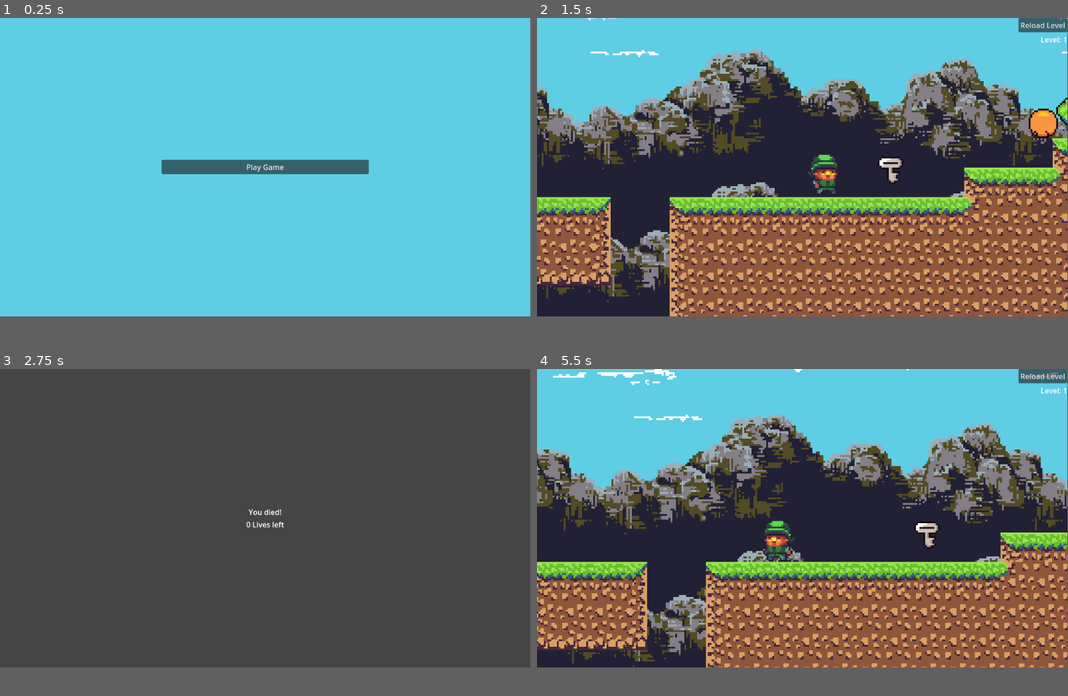
Above: before the commit, frames 1-4 (two rows, left to right).
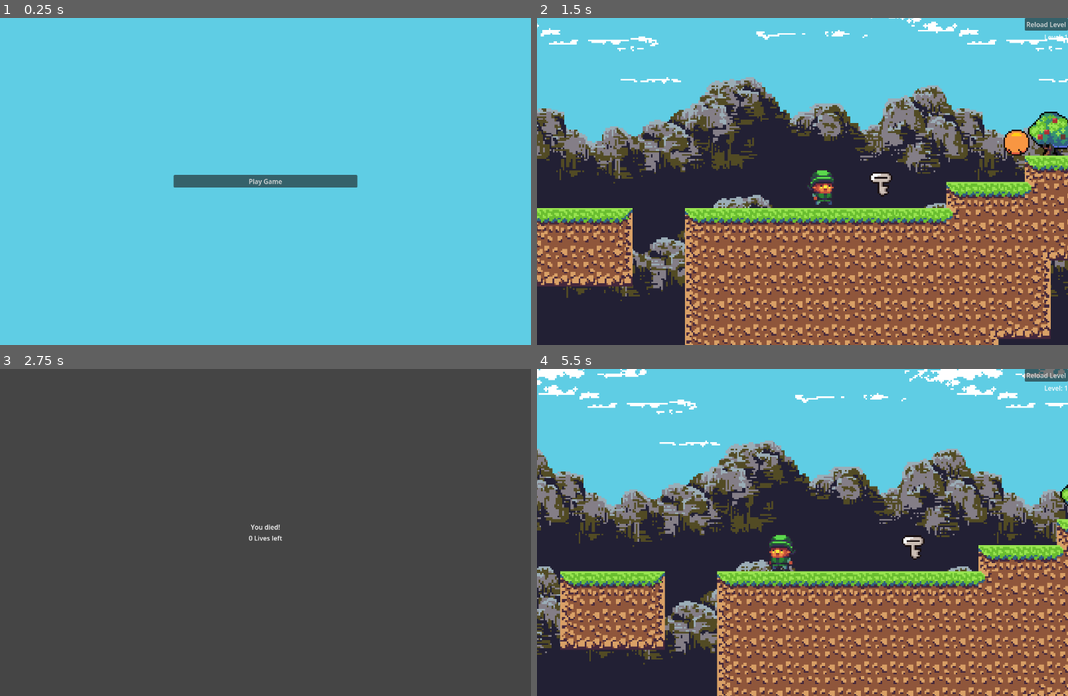
Above: after the commit, the same moments.

Repository: odenwilusenz/lp21-godot
Game: Godot game, scene res://menue.tscn
Two runs of this game, one before a commit and one after it. Both use one fixed random seed, a clock stepped at 60 frames per second and the inputs below.
Inputs:
- Up to frame 1 (0.25 s): no input
- Up to frame 2 (1.5 s): click "Play Game" at 0.5 s; hold Right (right) from 1.28 s (still down)
- Up to frame 3 (2.75 s): keep holding Right (right); tap Space (jump) at 1.52, 2.27 s
- Up to frame 4 (5.5 s): tap Enter at 2.75, 4.25 s; release Right (right) at 2.78 s; hold Left (left) 2.78-3.53 s; tap Space (jump) at 3.5, 3.77, 4.52, 5, 5.27 s; hold Right (right) 3.53-5.03 s; hold Left (left) from 5.03 s (still down)
In our replay, the window is 799x449 before the commit and 800x492 after it. These sizes can differ from the game's own. Grey fills any space a smaller window leaves; there, only what the larger window draws over its background counts as a difference.

The runs differ from the first frame. In frame 1, 3.1% of the frame differs, in the area x 30-70%, y 43-52%; in frame 2, 48%, in the area x 0-100%, y 0-100%; in frame 3, 0.2%; in frame 4, 46%.

Commit message:
removing texture filter projectwide

Diff:
--- a/example/example-game/ball.tscn
+++ b/example/example-game/ball.tscn
@@ -61,7 +61,6 @@
 script = ExtResource("1_41u45")
 
 [node name="AnimatedSprite2D" type="AnimatedSprite2D" parent="."]
-texture_filter = 1
 sprite_frames = SubResource("SpriteFrames_4wlf3")
 autoplay = "default"
 frame_progress = 0.933055
--- a/example/example-game/project.godot
+++ b/example/example-game/project.godot
@@ -17,6 +17,13 @@
 [autoload]
 
 Global="*res://scripts/global.gd"
+
+[display]
+
+window/size/viewport_width=1300
+window/size/viewport_height=800
+window/stretch/mode="viewport"
+window/stretch/aspect="keep_height"
 
 [input]
 
@@ -42,6 +49,7 @@
 
 [rendering]
 
+textures/canvas_textures/default_texture_filter=0
 renderer/rendering_method="gl_compatibility"
 renderer/rendering_method.mobile="gl_compatibility"
 environment/defaults/default_clear_color=Color(0.372549, 0.803922, 0.894118, 1)
